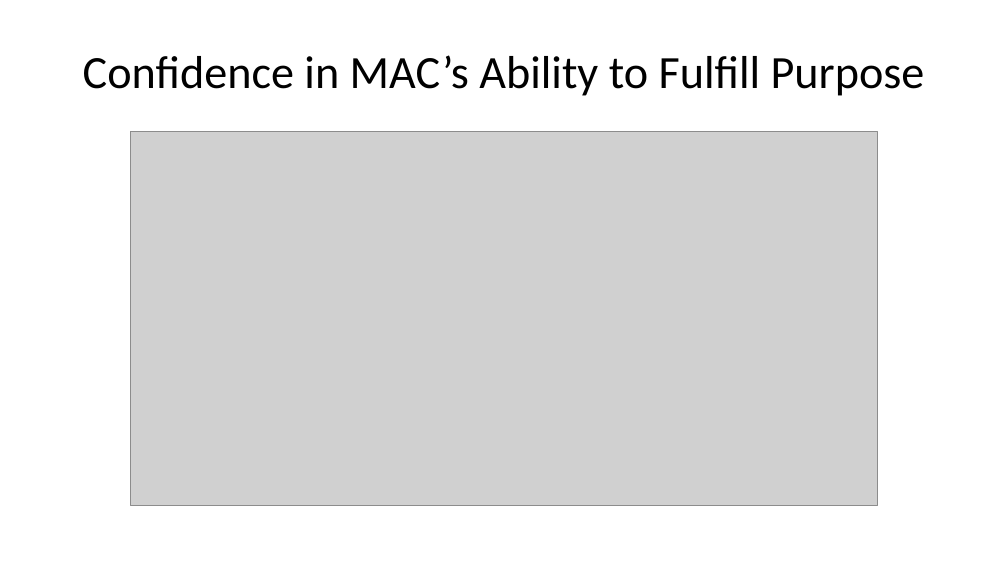
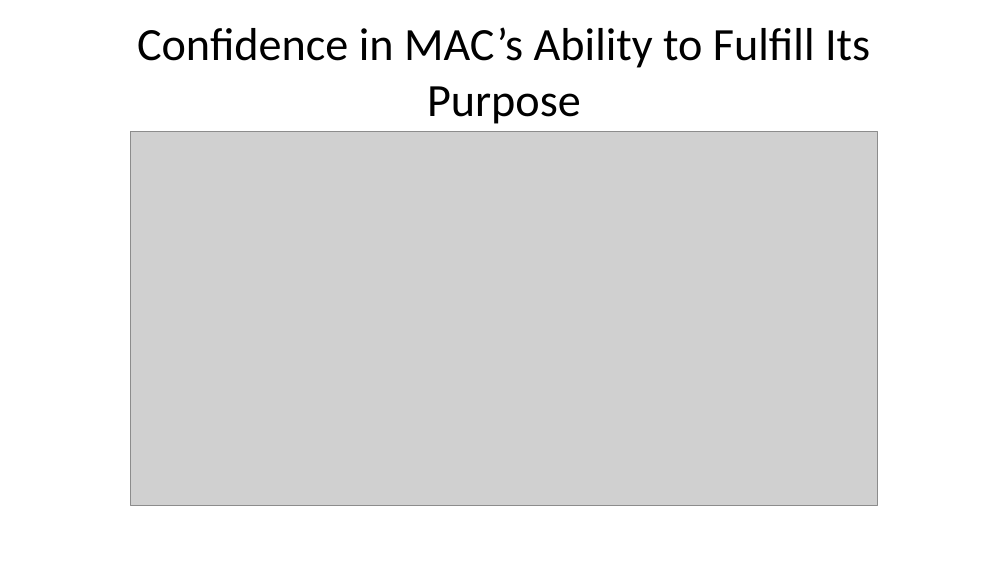
Before and after one commit to bkinasevych/mb-arts-council, a slide deck: slide 5 of docs/index.pptx. Drawn at 1008x567 pixels with LibreOffice and Linux fonts; fonts in the diff are those of the drawing; grey boxes stand for pictures. Boxes give left, top, right and bottom in pixels: in the first picture for what was removed or moved away, otherwise in the second. Text is boxed around its words. In the diff, an @@ line names an element or a change of style, - is before the commit and + after.

```diff
--- a/docs/index.pptx
+++ b/docs/index.pptx
@@ title at (137, 27, 870, 124): text changed @@
-Confidence in MAC’s Ability to Fulfill Purpose
+Confidence in MAC’s Ability to Fulfill Its Purpose
```
Also in this commit, not shown: 1 other slide changed, 1 slide added, 15 other files.
